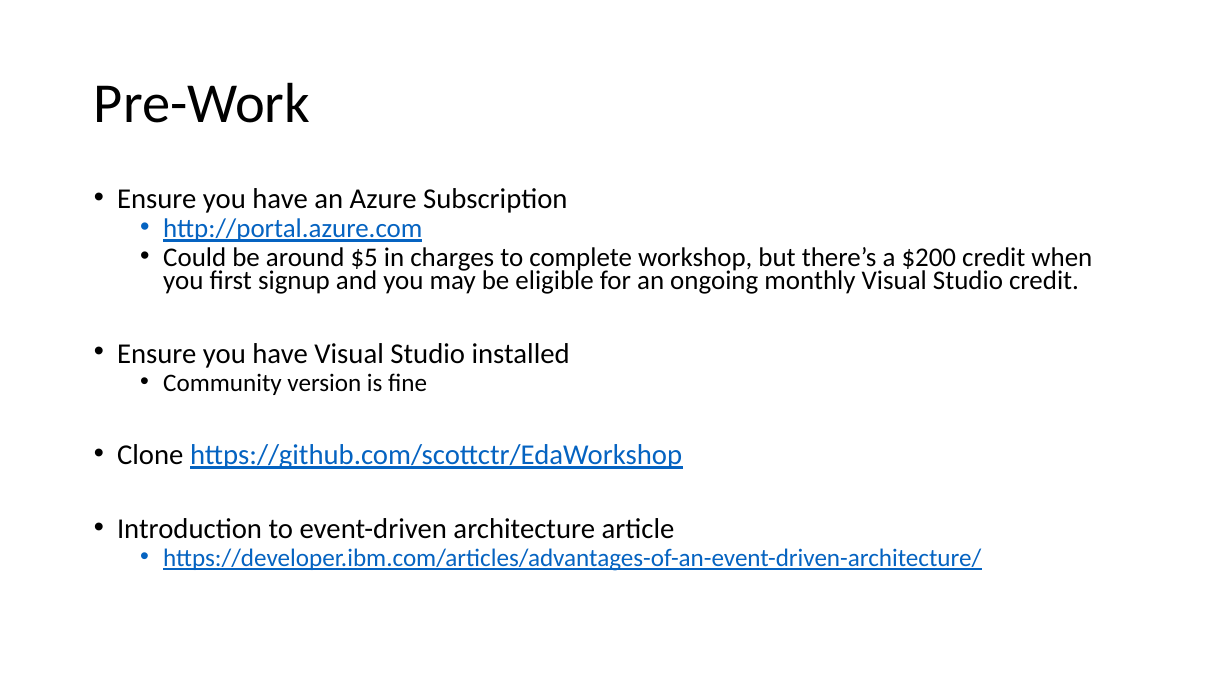
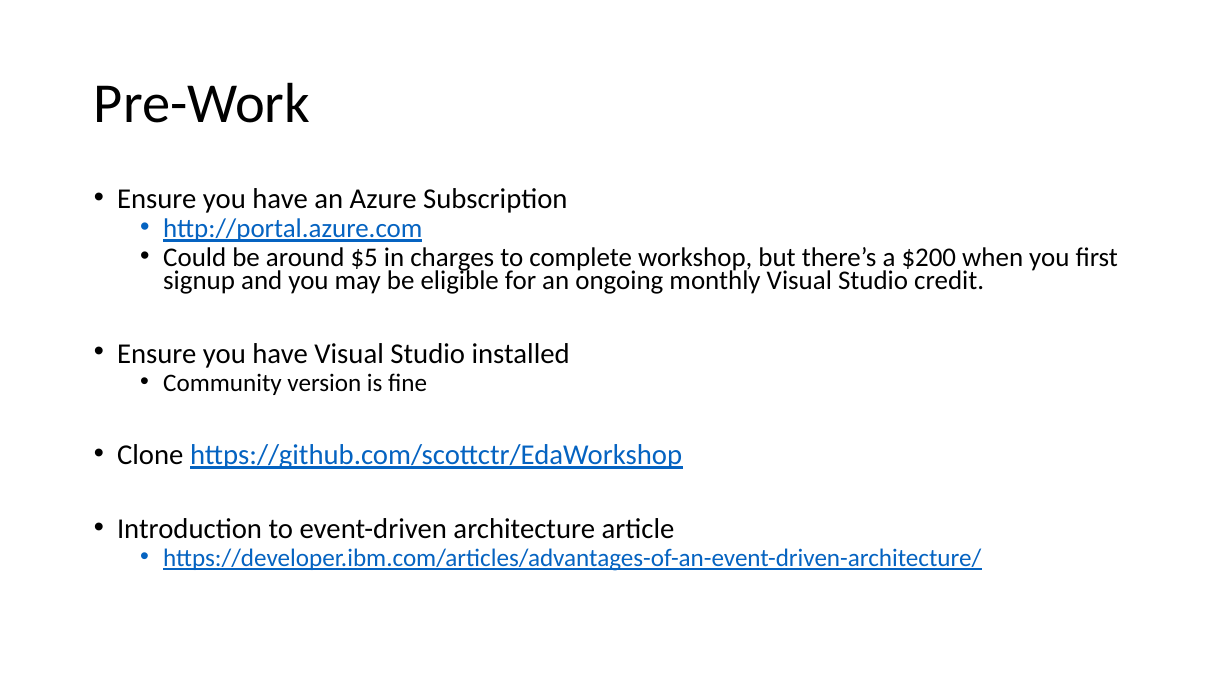
Before and after one commit to scottctr/EdaWorkshop, a slide deck: slide 2 of BusinessLogic/Docs/EdaWorkshop_Intro.pptx. Drawn at 1232x693 pixels with LibreOffice and Linux fonts; fonts in the diff are those of the drawing. Boxes give left, top, right and bottom in pixels: in the first picture for what was removed or moved away, otherwise in the second. Text is boxed around its words. In the diff, an @@ line names an element or a change of style, - is before the commit and + after.

```diff
--- a/BusinessLogic/Docs/EdaWorkshop_Intro.pptx
+++ b/BusinessLogic/Docs/EdaWorkshop_Intro.pptx
@@ text at (163,247,1118,294): text changed @@
-  • Could be around $5 in charges to complete workshop, but there’s a $200 credit when you first signup and you may be eligible for an ongoing monthly Visual Studio credit.
+  • Could be around $5 in charges to complete workshop, but there’s a $200 when you first signup and you may be eligible for an ongoing monthly Visual Studio credit.
```
Also in this commit, not shown: 6 other slides changed, 15 slides added, 2 slides removed, 1 other file.
